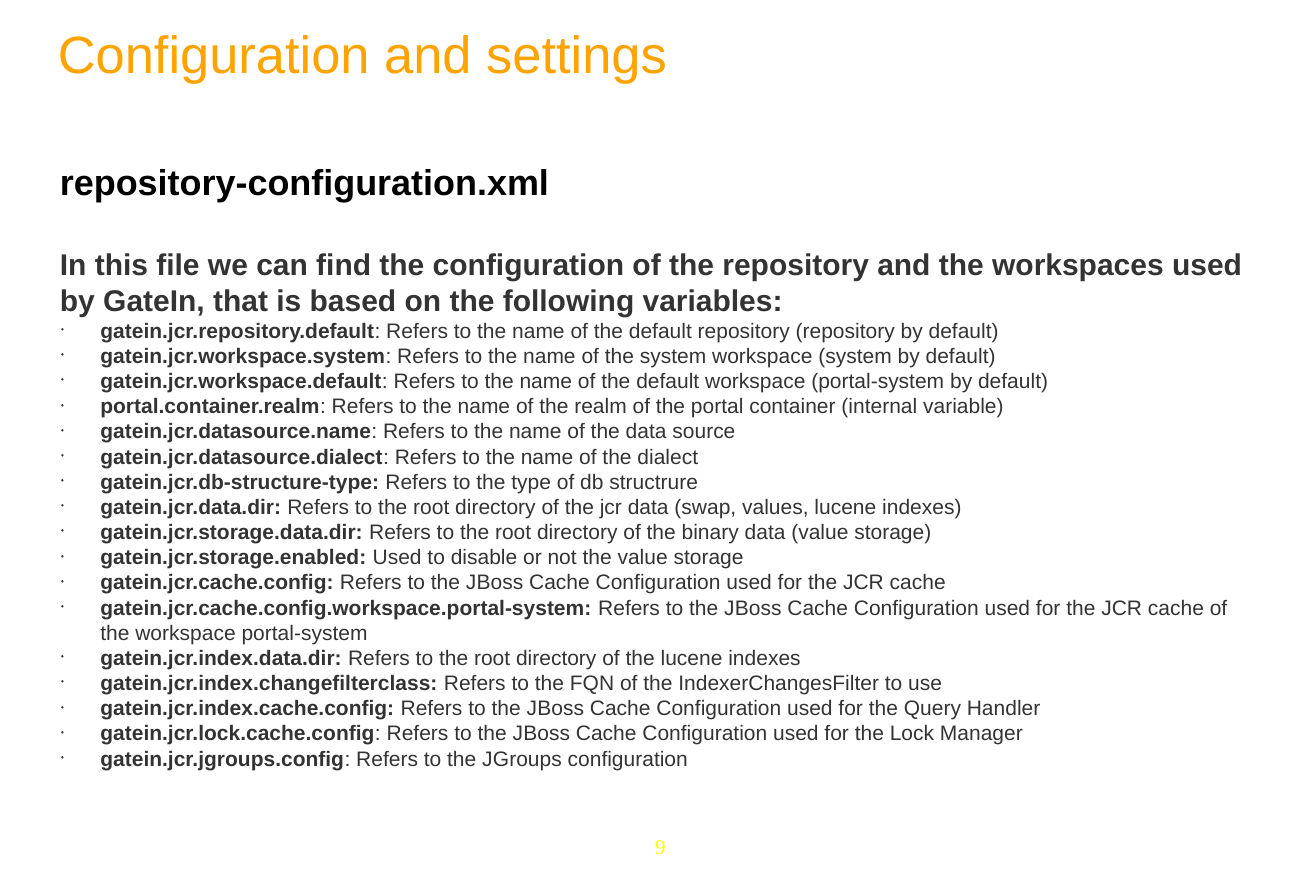
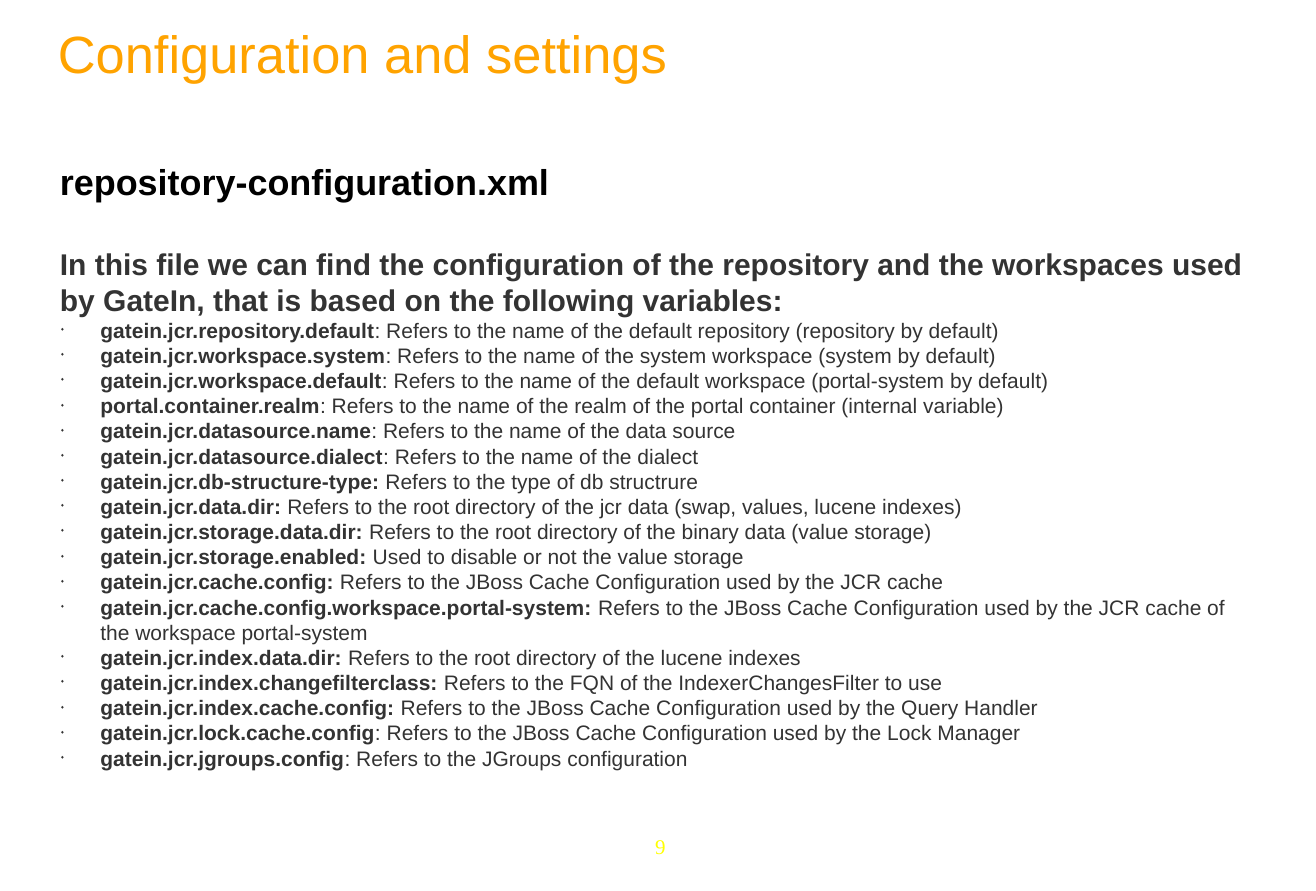
Before and after one commit to anhvurz90/training, a slide deck: slide 9 of JPP6-JCR/Day-4.pptx. Drawn at 1316x891 pixels with LibreOffice and Linux fonts; fonts in the diff are those of the drawing; background and template pictures are left out. Boxes give left, top, right and bottom in pixels: in the first picture for what was removed or moved away, otherwise in the second. Text is boxed around its words. In the diff, an @@ line names an element or a change of style, - is before the commit and + after.

```diff
--- a/JPP6-JCR/Day-4.pptx
+++ b/JPP6-JCR/Day-4.pptx
@@ text at box(100, 574, 1224, 644): text changed @@
-◆ gatein.jcr.cache.config: Refers to the JBoss Cache Configuration used for the JCR cache
-◆ gatein.jcr.cache.config.workspace.portal-system: Refers to the JBoss Cache Configuration used for the JCR cache of the workspace portal-system
+◆ gatein.jcr.cache.config: Refers to the JBoss Cache Configuration used by the JCR cache
+◆ gatein.jcr.cache.config.workspace.portal-system: Refers to the JBoss Cache Configuration used by the JCR cache of the workspace portal-system
@@ text at box(100, 700, 1038, 745): text changed @@
-◆ gatein.jcr.index.cache.config: Refers to the JBoss Cache Configuration used for the Query Handler
-◆ gatein.jcr.lock.cache.config: Refers to the JBoss Cache Configuration used for the Lock Manager
+◆ gatein.jcr.index.cache.config: Refers to the JBoss Cache Configuration used by the Query Handler
+◆ gatein.jcr.lock.cache.config: Refers to the JBoss Cache Configuration used by the Lock Manager
```
Also in this commit, not shown: 3 other slides changed.
